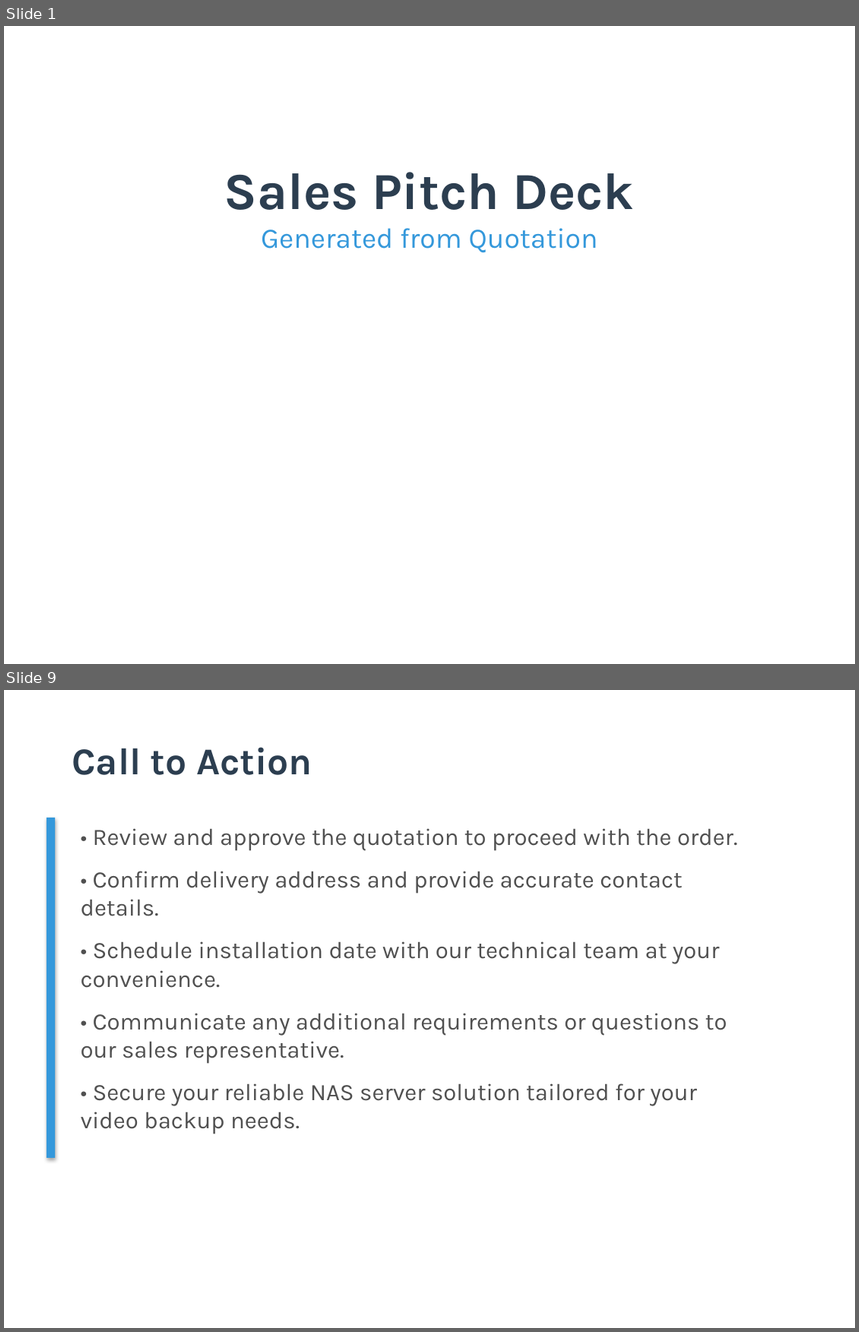
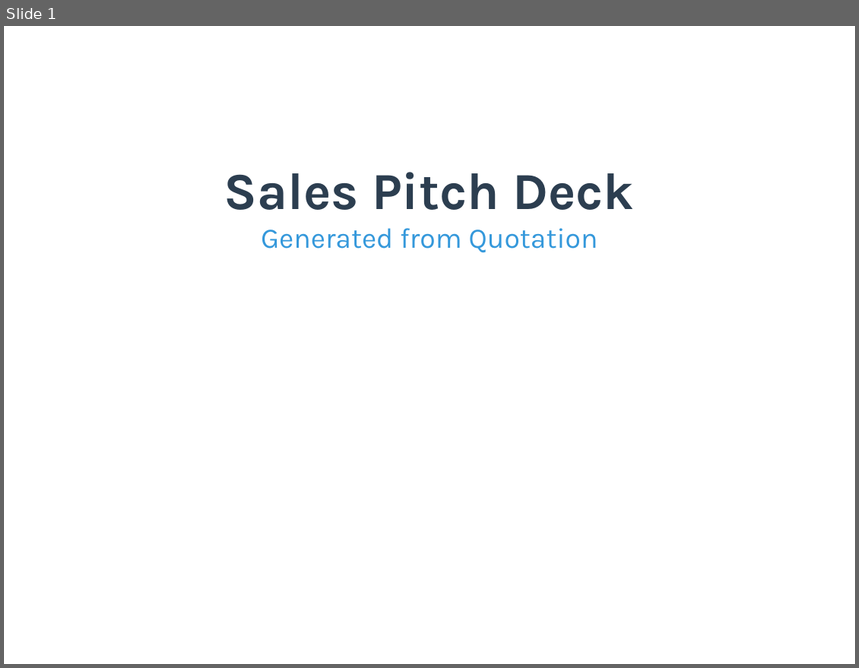
Before and after one commit to TejasGupta-27/b2b-sales-backend, a slide deck: Data/pitch_decks/pitch_deck_001.pptx. Shown one above the other, each under a label of ours: slides 1 and 9 before the commit, slide 1 after it; the slides between them are not shown. The pictures are 859x1332 and 859x668 pixels, drawn with LibreOffice and Linux fonts; fonts in the diff are those of the drawing; background and template pictures are left out. Boxes give left, top, right and bottom in pixels: in the first picture for what was removed or moved away, otherwise in the second. Text is boxed around its words. In the diff, an @@ line names an element or a change of style, - is before the commit and + after.

```diff
--- a/Data/pitch_decks/pitch_deck_001.pptx
+++ b/Data/pitch_decks/pitch_deck_001.pptx
@@ slide 9 removed at [4,690,855,1328], background #FFFFFF @@
@@ text removed at [72,747,313,775] @@
-Call to Action
@@ rectangle removed at [47,818,55,1158] @@
@@ text removed at [81,828,737,1135] @@
-• Review and approve the quotation to proceed with the order.
-• Confirm delivery address and provide accurate contact details.
-• Schedule installation date with our technical team at your convenience.
-• Communicate any additional requirements or questions to our sales representative.
-• Secure your reliable NAS server solution tailored for your video backup needs.
```
Also in this commit, not shown: 1 slide changed, 8 slides added, 7 other slides removed, 31 other files.
